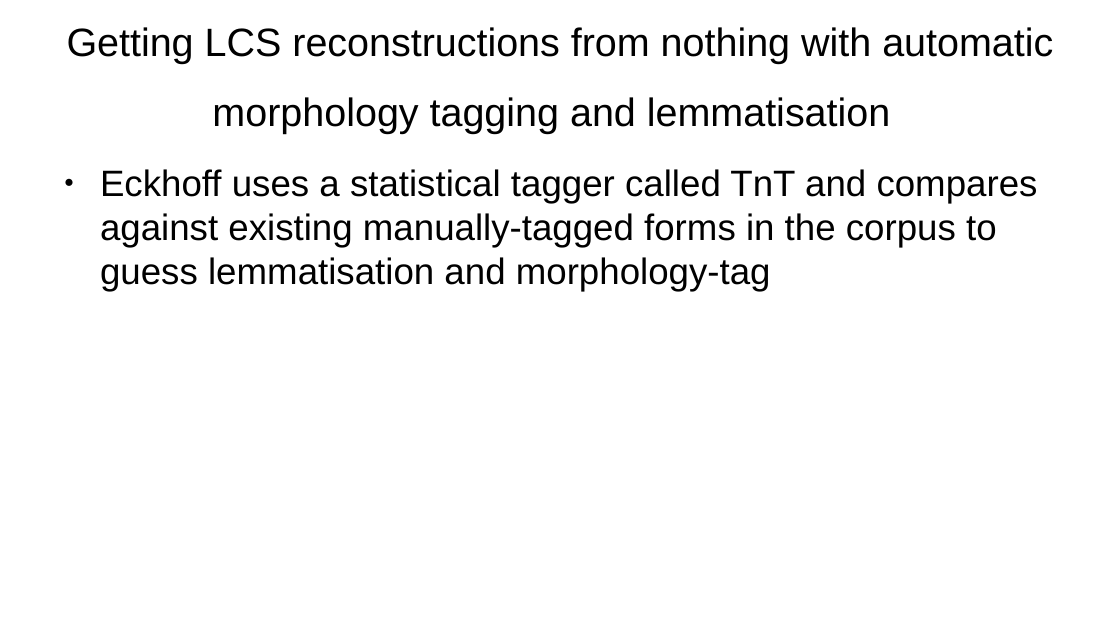
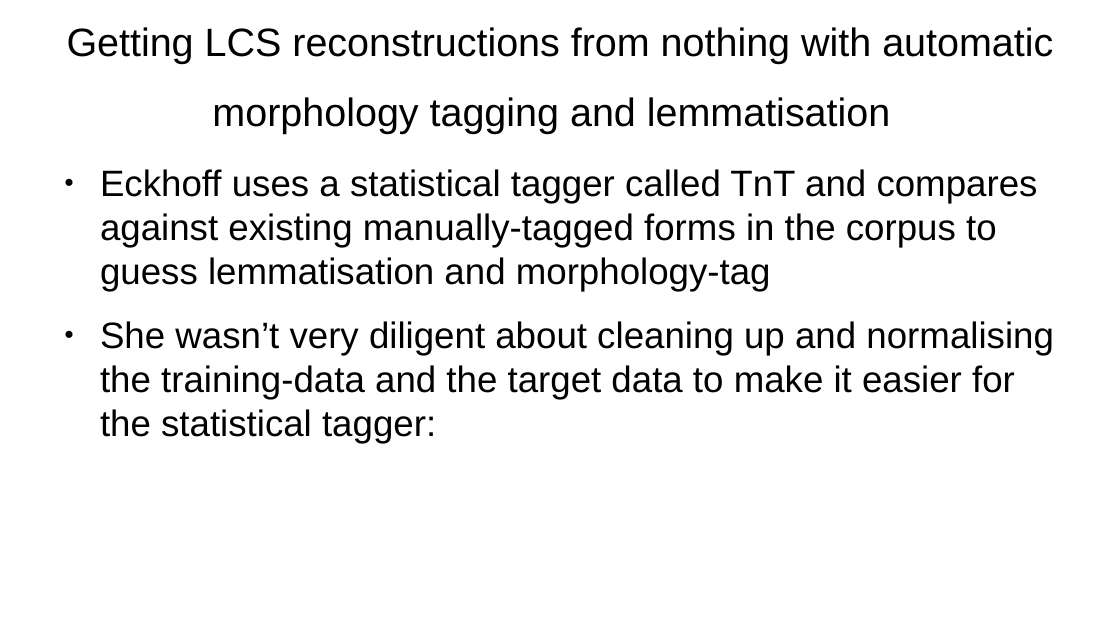
Before and after one commit to 12401453/torot_2023, a slide deck: slide 19 of presentation/thesis_workshop_slides.odp (slide 17 before the commit). Drawn at 1120x630 pixels with LibreOffice and Linux fonts; fonts in the diff are those of the drawing. Boxes give left, top, right and bottom in pixels: in the first picture for what was removed or moved away, otherwise in the second. Text is boxed around its words. In the diff, an @@ line names an element or a change of style, - is before the commit and + after.

```diff
--- a/presentation/thesis_workshop_slides.odp
+++ b/presentation/thesis_workshop_slides.odp
@@ text at (x1=100, y1=321, x2=1054, y2=443): paragraph added @@
+● She wasn’t very diligent about cleaning up and normalising the training-data and the target data to make it easier for the statistical tagger:
```
Also in this commit, not shown: 1 other slide changed, 2 slides added.
